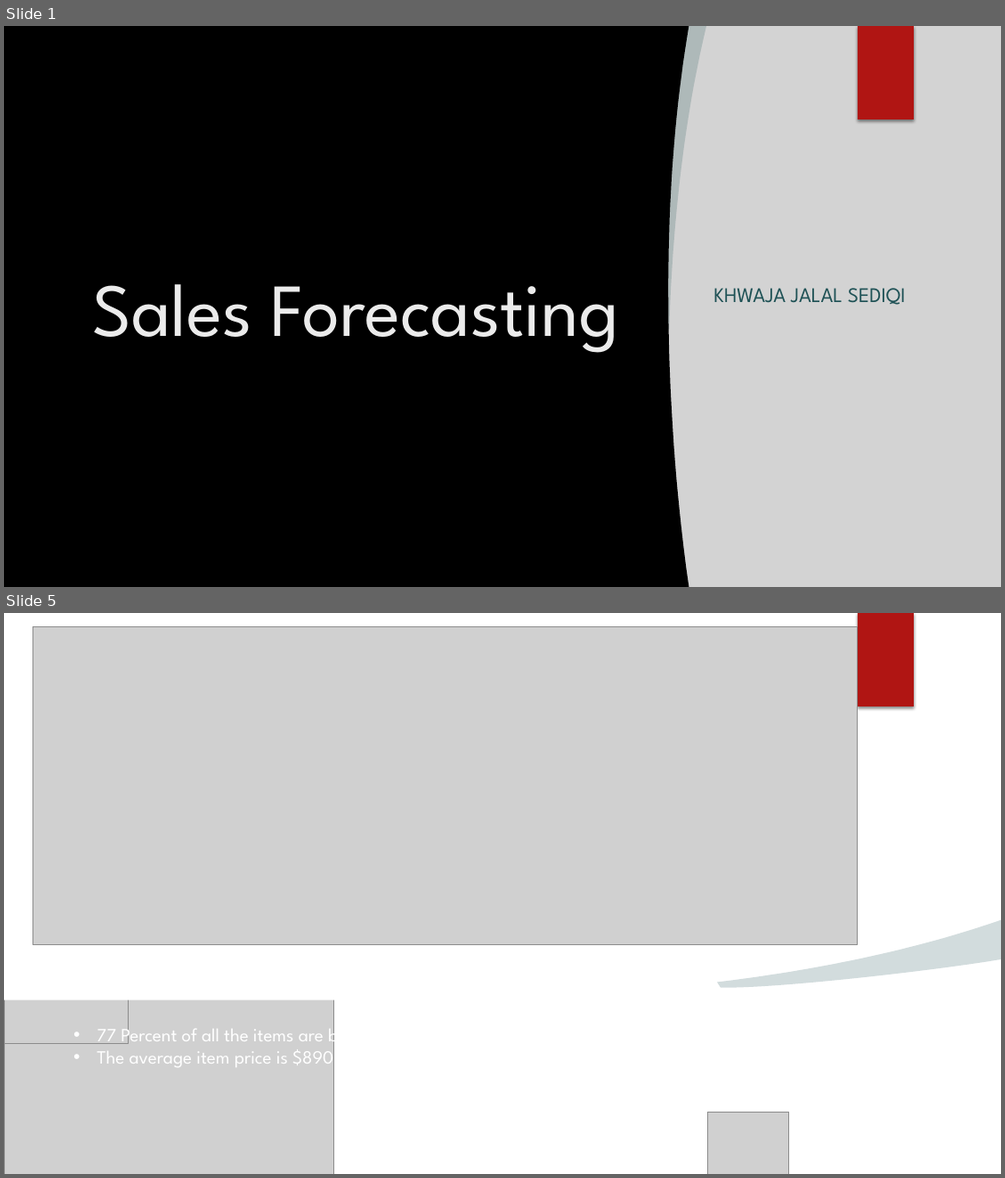
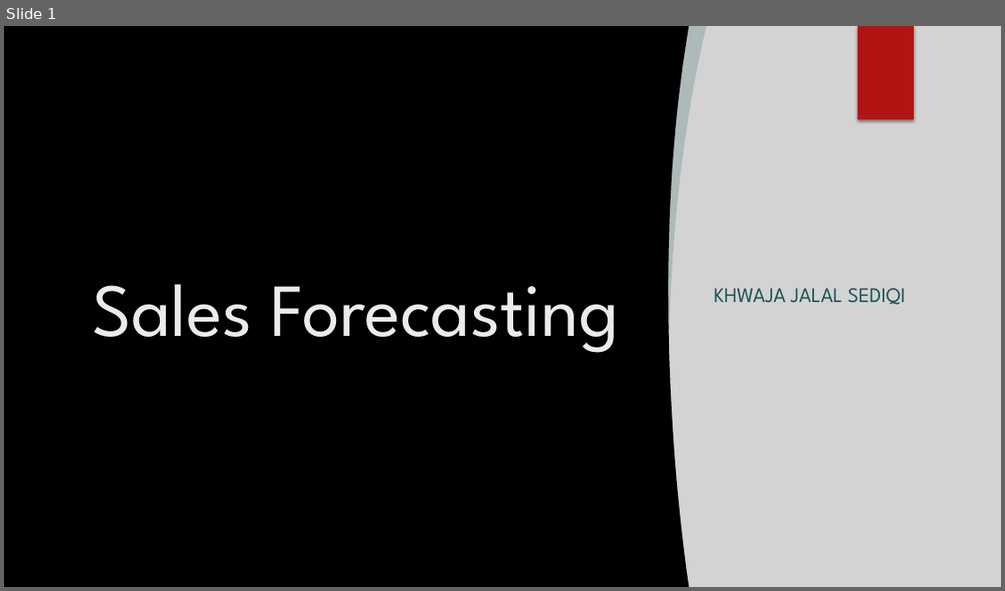
Before and after one commit to khwajajalal/Capstone4-Sales-Prediction, a slide deck: Sales Forecasting.pptx. Shown one above the other, each under a label of ours: slides 1 and 5 before the commit, slide 1 after it; the slides between them are not shown. The pictures are 1005x1178 and 1005x591 pixels, drawn with LibreOffice and Linux fonts; fonts in the diff are those of the drawing; grey boxes stand for pictures; background and template pictures are left out. Boxes give left, top, right and bottom in pixels: in the first picture for what was removed or moved away, otherwise in the second. Text is boxed around its words. In the diff, an @@ line names an element or a change of style, - is before the commit and + after.

```diff
--- a/Sales Forecasting.pptx
+++ b/Sales Forecasting.pptx
@@ slide 5 removed at (x1=4, y1=613, x2=1001, y2=1174), background #FFFFFF @@
@@ rectangle removed at (x1=4, y1=613, x2=1001, y2=999) @@
@@ picture removed at (x1=33, y1=627, x2=858, y2=945) @@
@@ picture removed at (x1=658, y1=613, x2=789, y2=706) @@
@@ rectangle removed at (x1=858, y1=613, x2=914, y2=706) @@
@@ picture removed at (x1=4, y1=831, x2=334, y2=1174) @@
@@ picture removed at (x1=4, y1=850, x2=128, y2=1043) @@
@@ freeform shape removed at (x1=718, y1=920, x2=1001, y2=988) @@
@@ text removed at (x1=97, y1=1023, x2=372, y2=1070) @@
-• 77 Percent of all the items are below $1000.
-• The average item price is $890.
@@ picture removed at (x1=708, y1=1111, x2=789, y2=1174) @@
```
Also in this commit, not shown: 6 slides changed, 1 slide added, 1 other file.
